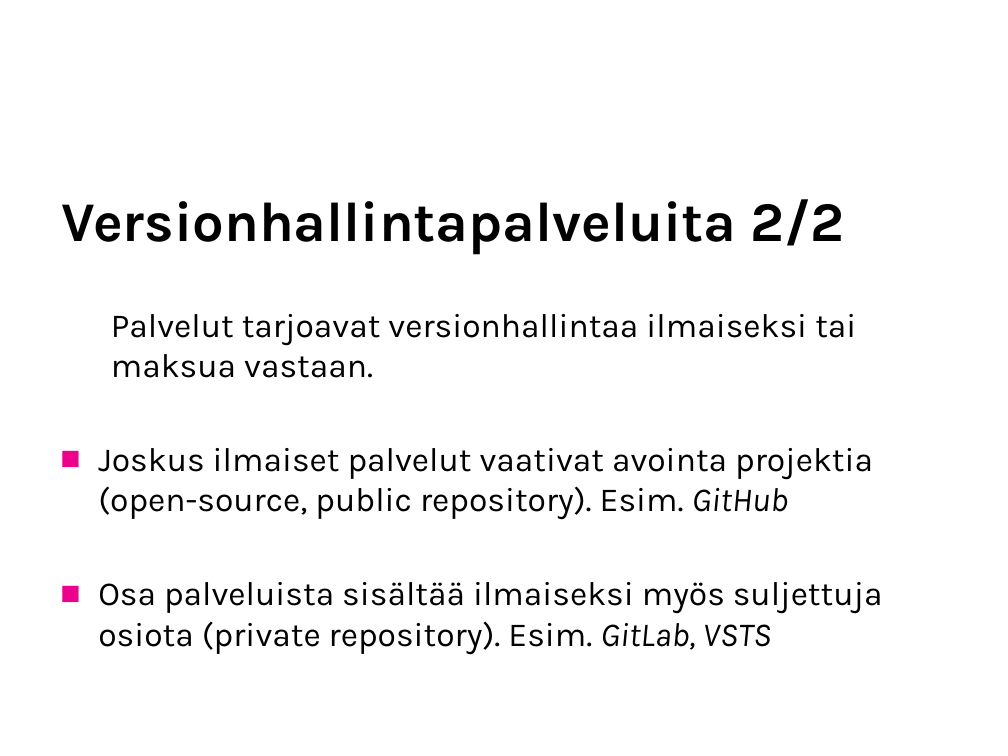
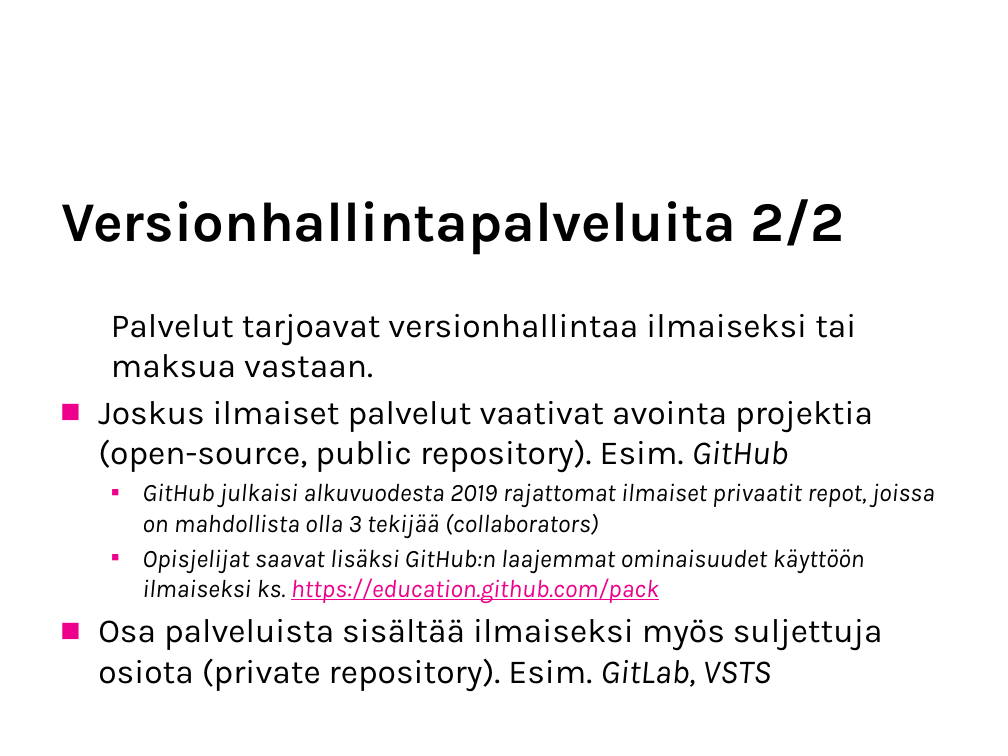
Before and after one commit to SavoniaUAS/versioncontrol, a slide deck: slide 6 of versionhallinta.pptx. Drawn at 1008x756 pixels with LibreOffice and Linux fonts; fonts in the diff are those of the drawing; background and template pictures are left out. Boxes give left, top, right and bottom in pixels: in the first picture for what was removed or moved away, otherwise in the second. Text is boxed around its words. In the diff, an @@ line names an element or a change of style, - is before the commit and + after.

Commit message:
fixed typos, added info about GitHub

```diff
--- a/versionhallinta.pptx
+++ b/versionhallinta.pptx
@@ text at box(142, 483, 935, 603): paragraphs added @@
+  ▪ GitHub julkaisi alkuvuodesta 2019 rajattomat ilmaiset privaatit repot, joissa on mahdollista olla 3 tekijää (collaborators)
+  ▪ Opisjelijat saavat lisäksi GitHub:n laajemmat ominaisuudet käyttöön ilmaiseksi ks. https://education.github.com/pack
```
Also in this commit, not shown: 2 other slides changed.
